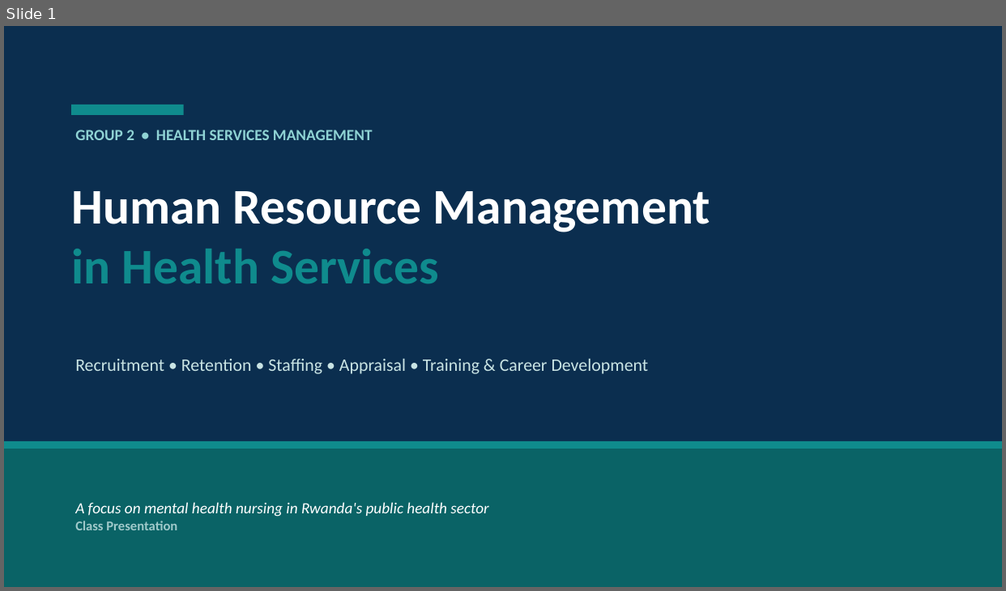
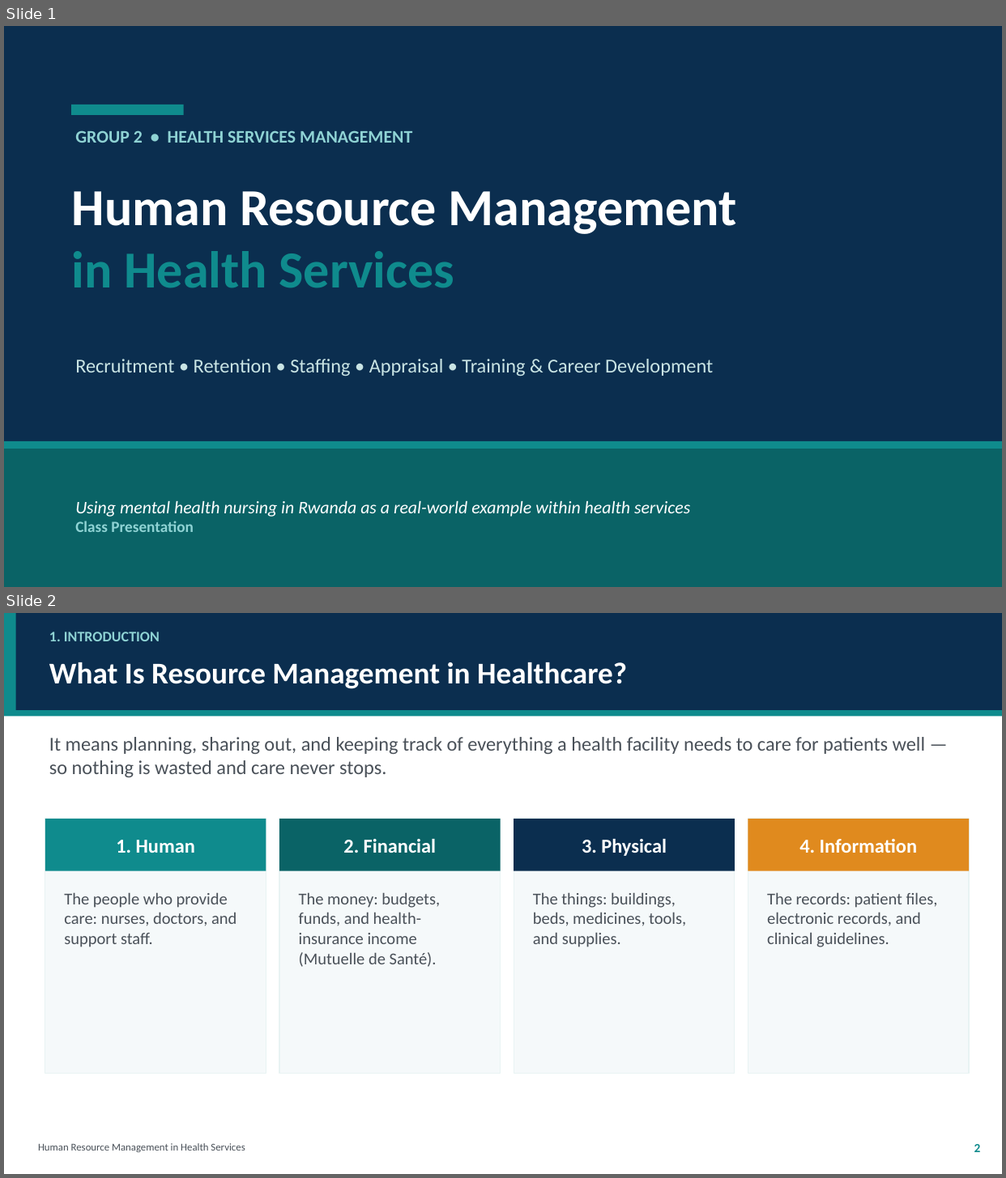
Before and after one commit to kwisanga-roger/mental-health-nurses-learning-helper, a slide deck: HRM_in_Health_Services_Group2.pptx. Shown one above the other, each under a label of ours: slide 1 before the commit, slides 1 and 2 after it. The pictures are 1006x591 and 1006x1178 pixels, drawn with LibreOffice and Linux fonts; fonts in the diff are those of the drawing. Boxes give left, top, right and bottom in pixels: in the first picture for what was removed or moved away, otherwise in the second. Text is boxed around its words. In the diff, an @@ line names an element or a change of style, - is before the commit and + after.

```diff
--- a/HRM_in_Health_Services_Group2.pptx
+++ b/HRM_in_Health_Services_Group2.pptx
@@ slide 2 added at <box>4,613,1002,1174</box>, background #FFFFFF @@
@@ rectangle added at <box>4,613,1002,710</box>, fill #0B2E4F @@
@@ rectangle added at <box>4,613,16,710</box>, fill #0F8B8D @@
@@ text added at <box>49,632,160,641</box>, 14 pt, text #8FD3D4, bold @@
+1. INTRODUCTION
@@ text added at <box>49,662,627,689</box>, 29 pt, text #FFFFFF, bold @@
+What Is Resource Management in Healthcare?
@@ rectangle added at <box>4,710,1002,717</box>, fill #0F8B8D @@
@@ text added at <box>49,737,925,777</box>, 19 pt, text #4A5159 @@
+It means planning, sharing out, and keeping track of everything a health facility needs to care for patients well — so nothing is wasted and care never stops.
@@ rectangle added at <box>45,819,266,1073</box>, fill #F5F9FA, outline #E8F3F3 1 pt @@
@@ rectangle added at <box>45,819,266,871</box>, fill #0F8B8D @@
@@ rectangle added at <box>279,819,501,1073</box>, fill #F5F9FA, outline #E8F3F3 1 pt @@
@@ rectangle added at <box>279,819,501,871</box>, fill #0A6366 @@
@@ rectangle added at <box>513,819,735,1073</box>, fill #F5F9FA, outline #E8F3F3 1 pt @@
@@ rectangle added at <box>513,819,735,871</box>, fill #0B2E4F @@
@@ rectangle added at <box>748,819,969,1073</box>, fill #F5F9FA, outline #E8F3F3 1 pt @@
@@ rectangle added at <box>748,819,969,871</box>, fill #E08A1E @@
@@ text added at <box>116,840,195,853</box>, 19 pt, text #FFFFFF, bold @@
+1. Human
@@ text added at <box>343,839,436,853</box>, 19 pt, text #FFFFFF, bold @@
+2. Financial
@@ text added at <box>582,839,667,856</box>, 19 pt, text #FFFFFF, bold @@
+3. Physical
@@ text added at <box>799,839,917,853</box>, 19 pt, text #FFFFFF, bold @@
+4. Information
@@ text added at <box>64,892,236,948</box>, 16 pt, text #4A5159 @@
+The people who provide care: nurses, doctors, and support staff.
@@ text added at <box>299,892,440,967</box>, 16 pt, text #4A5159 @@
+The money: budgets, funds, and health-insurance income (Mutuelle de Santé).
@@ text added at <box>533,892,686,948</box>, 16 pt, text #4A5159 @@
+The things: buildings, beds, medicines, tools, and supplies.
@@ text added at <box>767,892,938,948</box>, 16 pt, text #4A5159 @@
+The records: patient files, electronic records, and clinical guidelines.
@@ text added at <box>38,1144,245,1152</box>, 10 pt, text #4A5159 @@
+Human Resource Management in Health Services
@@ text added at <box>974,1144,981,1152</box>, 12 pt, text #0F8B8D, bold @@
+2
@@ slide 1 changed as well @@
@@ text "GROUP 2 • HEALTH SERVICES ..." at <box>75,130,412,143</box>: size 15 to 17 pt @@
@@ text "Human Resource Management" at <box>72,191,737,288</box>: size 48 to 50 pt @@
@@ text "Recruitment • Retention • Staffing ..." at <box>75,359,713,376</box>: size 17 to 19 pt @@
@@ text at <box>75,501,690,517</box>: text changed; size 15 to 17 pt @@
-A focus on mental health nursing in Rwanda's public health sector
+Using mental health nursing in Rwanda as a real-world example within health services
@@ text at <box>75,521,194,532</box>: size 13 to 15 pt, text colour #9FC9CA to #8FD3D4 in "Class Presentation" @@
```
Also in this commit, not shown: 11 other slides changed, 2 other slides added, 3 slides removed.
